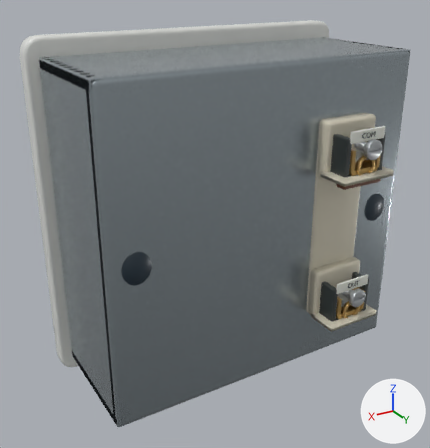
Before and after pictures for a commit that changed the Blender file authoring/blender/models/switch_gang-module-left.blend.
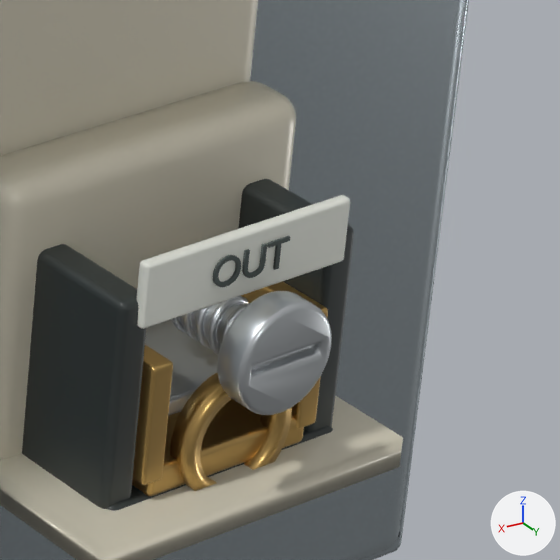
The first picture shows the older version from a 50 mm camera at (1.09, 1.42, 1.296) aimed at (0.279, 0.069, 0.621). The close-ups show the older and then the newer version on the part from 73% to 93% of the width and 55% to 73% of the height of that picture. Only the edits that show in the close-ups are written down. Lighting does not change. The marker at lower right points along +X, +Y and +Z.

In view in the first close-up: 'Brass conductor bed.001', 'Captive conductor pressure plate.001', 'Folded brass current cage.002', 'Insulated cage side.002', 'Insulated cage side.003', 'Moulded terminal legend pad.001', 'Rear conductor funnel.001', 'Recessed screw head.001', 'mark:OUT', 'node-3', 'node-33', 'node-37', 'node-41' and 6 more.
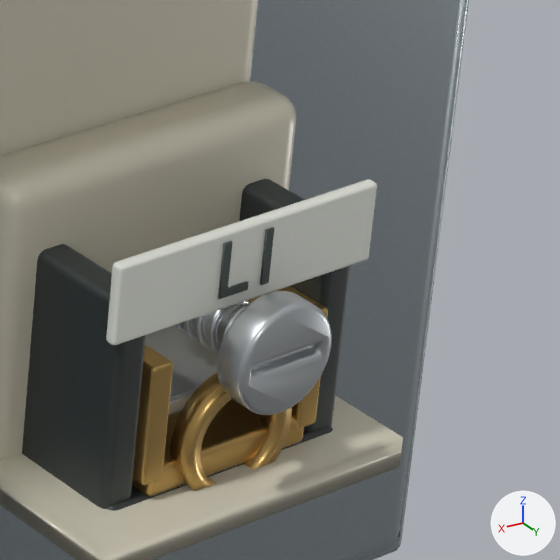
Boxes [x1, y1, x2, y2] around the edits, measured in the close-ups (560 x 560 px; the box of a moved part takes in the faces that stretch with it):
'Moulded terminal legend pad.001', reshaped (27% wider, 24% taller): before [137, 195, 350, 329]; after [106, 179, 377, 345]
'mark:L1', added: after [218, 227, 274, 299]
'mark:OUT', deleted: before [213, 236, 290, 287]
part 1 of me_cube_024, moved or reshaped: before [137, 324, 145, 329]; after [106, 339, 117, 345]
part 2 of me_cube_024, moved or reshaped: before [137, 260, 151, 326]; after [106, 262, 124, 343]
part 3 of me_cube_024, moved or reshaped: before [145, 259, 343, 328]; after [117, 258, 368, 345]
part 4 of me_cube_024, moved or reshaped: before [144, 195, 350, 326]; after [117, 179, 377, 343]

The change in detail:
me_cube_024 is used by ob_moulded_terminal_legend_pad_001; parent ob_terminal_out; location (0.0, 0.082, 0.001).
me_cube_024 had 96 vertices, 98 faces and spanned x -0.0575..0.0575, y -0.0155..0.0155, z -0.003..0.003.
me_cube_024 now has 96 vertices, 98 faces and spans x -0.0725..0.0725, y -0.019..0.019, z -0.003..0.003.
me_cube_024 part 1: all 24 vertices in x -0.0575..-0.0555, y -0.0155..-0.0135, z -0.003..0.003 are moved by (-0.015, -0.0035, 0.0).
me_cube_024 part 2: all 24 vertices in x -0.0575..-0.0555, y 0.0135..0.0155, z -0.003..0.003 are moved by (-0.015, 0.0035, 0.0).
me_cube_024 part 3: all 24 vertices in x 0.0555..0.0575, y -0.0155..-0.0135, z -0.003..0.003 are moved by (0.015, -0.0035, 0.0).
me_cube_024 part 4: all 24 vertices in x 0.0555..0.0575, y 0.0135..0.0155, z -0.003..0.003 are moved by (0.015, 0.0035, 0.0).
Mesh me_moulded_marking_002 is new.
It has 140 vertices, 122 faces and spans x -0.0161..0.0114, y -0.0116..0.0147, z -0.0006..0.0006.
It uses material mat_rear_terminal_legend (dark grey #424d4b).
Object 'mark:OUT' (ob_mark_out) is deleted.
Object 'mark:L1' (ob_mark_l1) is new; it shows me_moulded_marking_002.
Its parent is ob_terminal_out.
Its location is (0.0, 0.082, 0.005).
